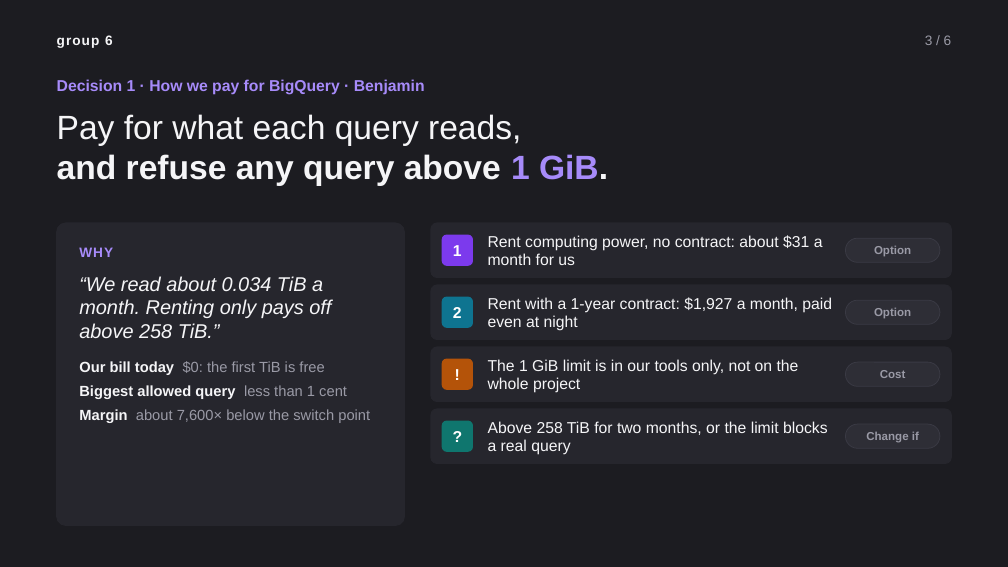
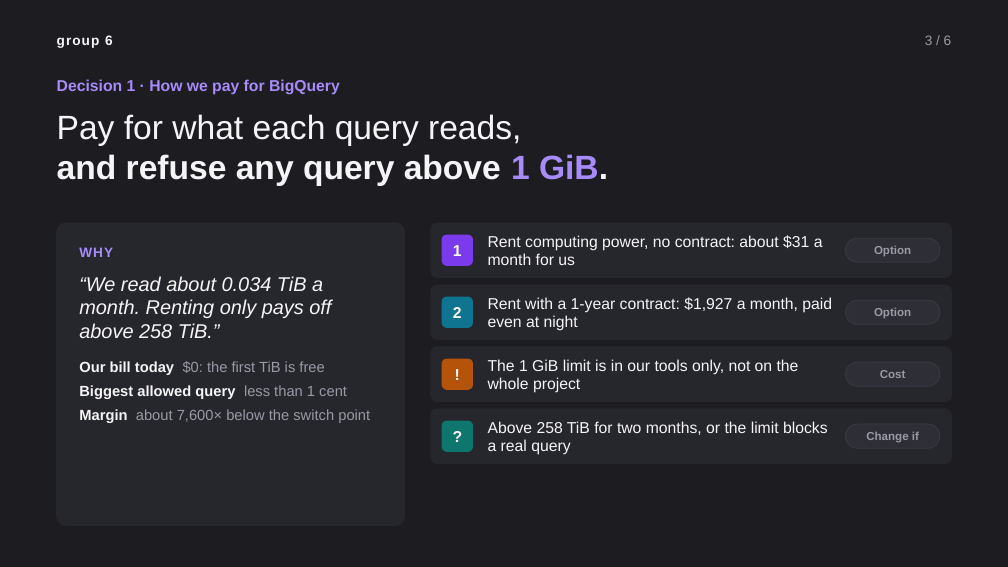
Before and after one commit to antotototototo18/albert-marketplace-data-platform, a slide deck: slide 3 of docs/presentation/group6-pitch.pptx. Drawn at 1008x567 pixels with LibreOffice and Linux fonts; fonts in the diff are those of the drawing. Boxes give left, top, right and bottom in pixels: in the first picture for what was removed or moved away, otherwise in the second. Text is boxed around its words. In the diff, an @@ line names an element or a change of style, - is before the commit and + after.

```diff
--- a/docs/presentation/group6-pitch.pptx
+++ b/docs/presentation/group6-pitch.pptx
@@ text at box(57, 79, 340, 95): text changed @@
-Decision 1 · How we pay for BigQuery · Benjamin
+Decision 1 · How we pay for BigQuery
```
Also in this commit, not shown: 3 other slides changed, 1 other file.
